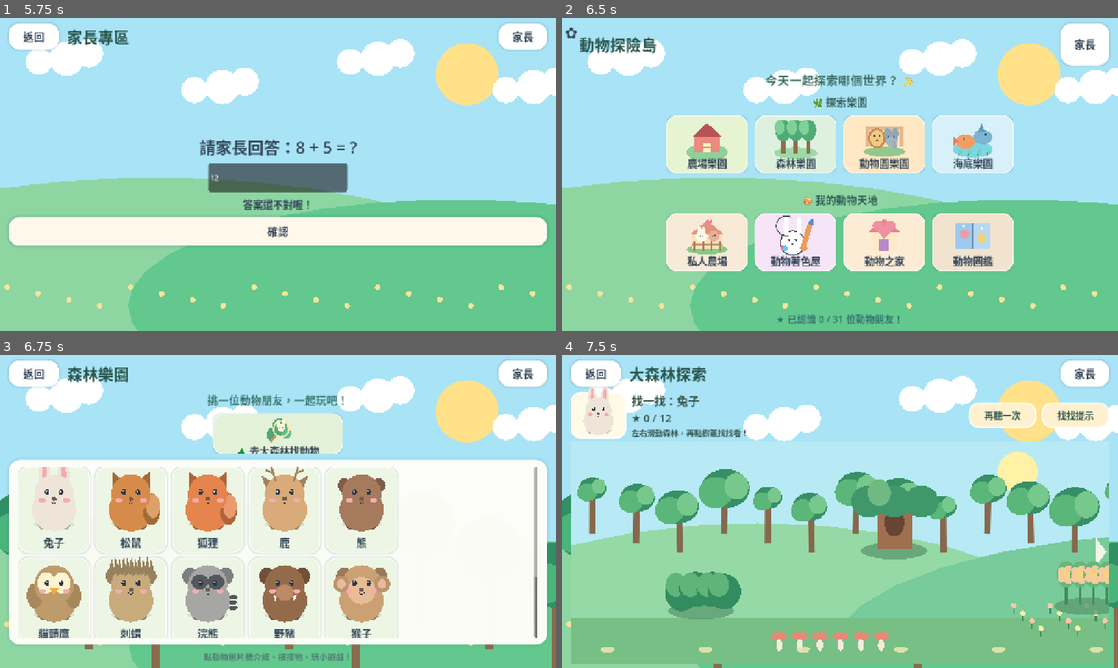
Above: before the commit, frames 1-4 (two rows, left to right).
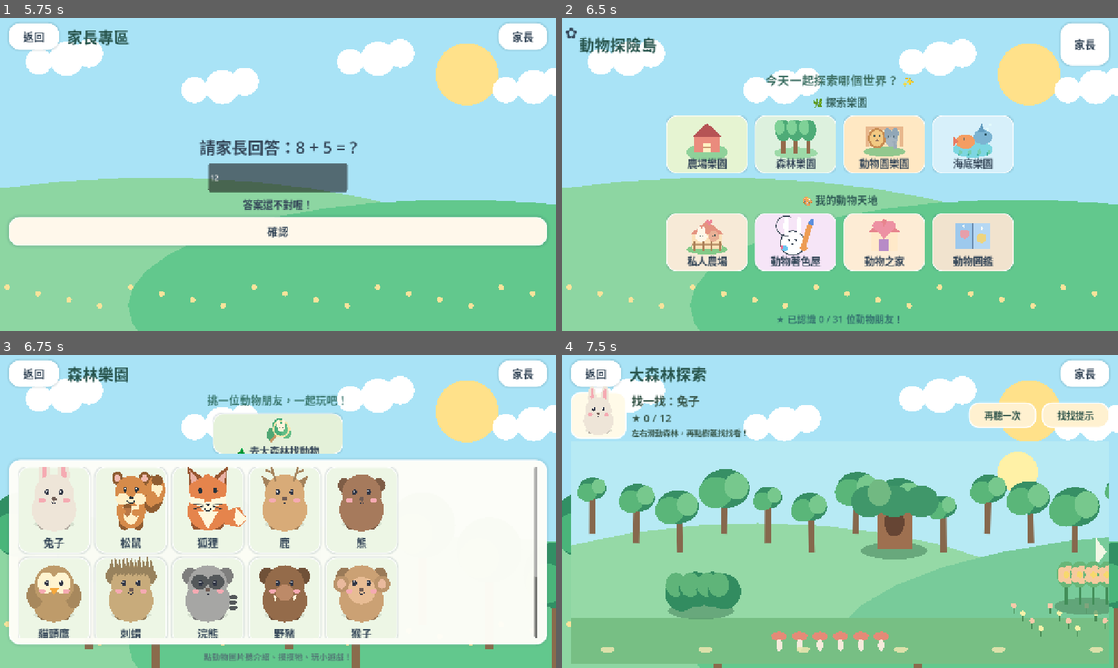
Above: after the commit, the same moments.

Repository: jimmy0933b3-sudo/farm
Game: Godot game, scene res://scenes/Main.tscn
Two runs of this game, one before a commit and one after it. Both use one fixed random seed, a clock stepped at 60 frames per second and the inputs below.
Inputs (mouse positions are in pixels of both pictures, inside the frame that each line leads up to):
- Up to frame 1 (5.75 s): click "家長" at 0.5 s; click (278, 177) at 1.27 s; type "12" at 1.35 s; click "返回" at 2 s; click (144, 143) at 2.77 s; click "家長" at 3.5 s; click (278, 177) at 4.27 s; type "12" at 4.35 s; click "確認" at 5 s
- Up to frame 2 (6.5 s): click "返回" at 5.75 s
- Up to frame 3 (6.75 s): click (233, 480) at 6.52 s
- Up to frame 4 (7.5 s): click (840, 433) at 7.25 s

Frames 1-2 are identical in both runs. In frame 3, 1.8% of the frame differs, in the area x 19-45%, y 35-57%; in frame 4, nothing differs.

Commit message:
art: give squirrel round ears and huge curled tail, fox pointed ears and white tipped brush tail

Diff:
--- a/scripts/AnimalArt.gd
+++ b/scripts/AnimalArt.gd
@@ -141,6 +141,14 @@
 	if animal_id in ["camel","lion","tiger","elephant","hippo"]:
 		_draw_zoo_animal()
 		draw_set_transform(Vector2.ZERO,0,Vector2.ONE)
+		return
+	if animal_id == "squirrel":
+		_draw_squirrel()
+		draw_set_transform(Vector2.ZERO,0.0,Vector2.ONE)
+		return
+	if animal_id == "fox":
+		_draw_fox()
+		draw_set_transform(Vector2.ZERO,0.0,Vector2.ONE)
 		return
 	if animal_id == "snake":
 		_draw_snake()
@@ -540,3 +548,95 @@
 		_poly([Vector2(81,-120),Vector2(115,-120),Vector2(98,-98)],Color("#F48DAC"))
 	elif mood=="eating":
 		_oval(10,45,8,7,Color("#E8C77D"))
+
+
+func _draw_squirrel() -> void:
+	# A SMALL round-cheeked squirrel with the unmistakable enormous CURLING
+	# tail. Not the same triangular-eared portrait previously shared with fox.
+	var fur=tint if not coloring_mode else Color.WHITE
+	var deep=COLOR_INK if coloring_mode else tint.darkened(0.33)
+	var cream=Color.WHITE if coloring_mode else Color("#FFF0C8")
+	var ink=COLOR_INK
+	# Distinctive S-shaped raised tail, with a visible central curl.
+	_oval(74,-32,42,66,deep)
+	_oval(87,-45,35,50,fur)
+	_oval(91,-52,19,32,cream)
+	_oval(93,-80,20,18,deep)
+	_oval(73,-14,21,27,fur)
+	# Smaller upright body and separate back paws.
+	_oval(-23,72,20,24,deep)
+	_oval(26,73,20,23,deep)
+	_oval(0,29,51,62,fur)
+	_oval(0,27,30,49,cream)
+	# Little ROUND ears. Fox has long pointed ears instead.
+	_oval(-48,-88,20,23,deep)
+	_oval(48,-88,20,23,deep)
+	_oval(-48,-87,11,13,Color.WHITE if coloring_mode else Color("#F1BCB2"))
+	_oval(48,-87,11,13,Color.WHITE if coloring_mode else Color("#F1BCB2"))
+	_oval(0,-42,55,54,fur)
+	_oval(-29,-13,24,21,cream)
+	_oval(29,-13,24,21,cream)
+	_oval(0,-6,13,10,cream)
+	for x in [-20.0,20.0]:
+		if mood in ["blink","sleep"]:
+			draw_arc(Vector2(x,-48),9,0.2,PI-0.2,13,ink,3.2,true)
+		elif mood in ["happy","play","surprised","clean"]:
+			draw_arc(Vector2(x,-48),11,PI+0.13,TAU-0.13,13,ink,3.2,true)
+		else:
+			_oval(x,-48,7,10,ink)
+			_oval(x-2,-51,2.4,3.2,Color.WHITE)
+	_oval(0,-17,8,6,ink)
+	draw_arc(Vector2(0,-10),12,0.13,PI-0.13,13,ink,2.5,true)
+	# Acorn held at chest is distinctive even in the album thumbnail.
+	_oval(-13,27,13,21,Color.WHITE if coloring_mode else Color("#B97846"))
+	_oval(-13,12,15,8,deep)
+	_oval(-36,30,16,13,fur)
+	_oval(19,35,15,13,fur)
+	if mood in ["happy","play","surprised","clean"]:
+		_oval(-38,-18,10,7,Color("#F4B7AA"))
+		_oval(38,-18,10,7,Color("#F4B7AA"))
+		_oval(68,-106,9,10,Color("#F28DA0"))
+
+func _draw_fox() -> void:
+	# Sharp triangular ears, angular white face, elongated snout, and a
+	# horizontal white-tipped brush tail. Entirely different silhouette.
+	var coat=tint if not coloring_mode else Color.WHITE
+	var dark=COLOR_INK if coloring_mode else tint.darkened(0.34)
+	var cream=Color.WHITE if coloring_mode else Color("#FFF8DD")
+	var ink=COLOR_INK
+	# Long bushy tail extends sideways, NOT coiled above the fox.
+	_poly([Vector2(34,41),Vector2(111,12),Vector2(139,58),Vector2(111,86),Vector2(54,74)],coat)
+	_poly([Vector2(101,17),Vector2(139,58),Vector2(109,82),Vector2(91,60)],cream)
+	_oval(-38,68,22,27,dark)
+	_oval(36,68,22,27,dark)
+	_oval(0,29,72,68,coat)
+	_poly([Vector2(-36,30),Vector2(0,93),Vector2(36,30)],cream)
+	# Fox's two DISTINCT upward triangles remain colorable.
+	_poly([Vector2(-65,-45),Vector2(-70,-129),Vector2(-9,-82)],dark)
+	_poly([Vector2(65,-45),Vector2(70,-129),Vector2(9,-82)],dark)
+	_poly([Vector2(-59,-69),Vector2(-65,-115),Vector2(-31,-79)],Color.WHITE if coloring_mode else Color("#E9B1A4"))
+	_poly([Vector2(59,-69),Vector2(65,-115),Vector2(31,-79)],Color.WHITE if coloring_mode else Color("#E9B1A4"))
+	# Broad orange forehead, narrow white cheek points and pointed muzzle.
+	_poly([Vector2(-68,-64),Vector2(0,-103),Vector2(68,-64),Vector2(63,-15),Vector2(0,18),Vector2(-63,-15)],coat)
+	_poly([Vector2(-66,-24),Vector2(-13,-11),Vector2(0,22),Vector2(-62,1)],cream)
+	_poly([Vector2(66,-24),Vector2(13,-11),Vector2(0,22),Vector2(62,1)],cream)
+	_oval(0,14,27,18,cream)
+	if mood in ["blink","sleep"]:
+		draw_arc(Vector2(-27,-44),12,0.2,PI-0.2,12,ink,3.3,true)
+		draw_arc(Vector2(27,-44),12,0.2,PI-0.2,12,ink,3.3,true)
+	elif mood in ["happy","play","surprised","clean"]:
+		draw_arc(Vector2(-27,-44),12,PI+0.2,TAU-0.2,12,ink,3.5,true)
+		draw_arc(Vector2(27,-44),12,PI+0.2,TAU-0.2,12,ink,3.5,true)
+	else:
+		_oval(-27,-44,7,10,ink)
+		_oval(27,-44,7,10,ink)
+	_poly([Vector2(-9,4),Vector2(9,4),Vector2(0,14)],ink)
+	draw_arc(Vector2(0,18),11,0.12,PI-0.12,13,ink,2.6,true)
+	# Whiskers and white tail tip are observable at sticker size.
+	for side in [-1.0,1.0]:
+		draw_line(Vector2(side*18,7),Vector2(side*51,4),ink,2,true)
+		draw_line(Vector2(side*18,11),Vector2(side*49,22),ink,2,true)
+	if mood in ["happy","play","surprised","clean"]:
+		_oval(-45,-8,11,6,Color("#F6AD9B"))
+		_oval(45,-8,11,6,Color("#F6AD9B"))
+		_oval(88,-100,10,11,Color("#F58BA3"))
